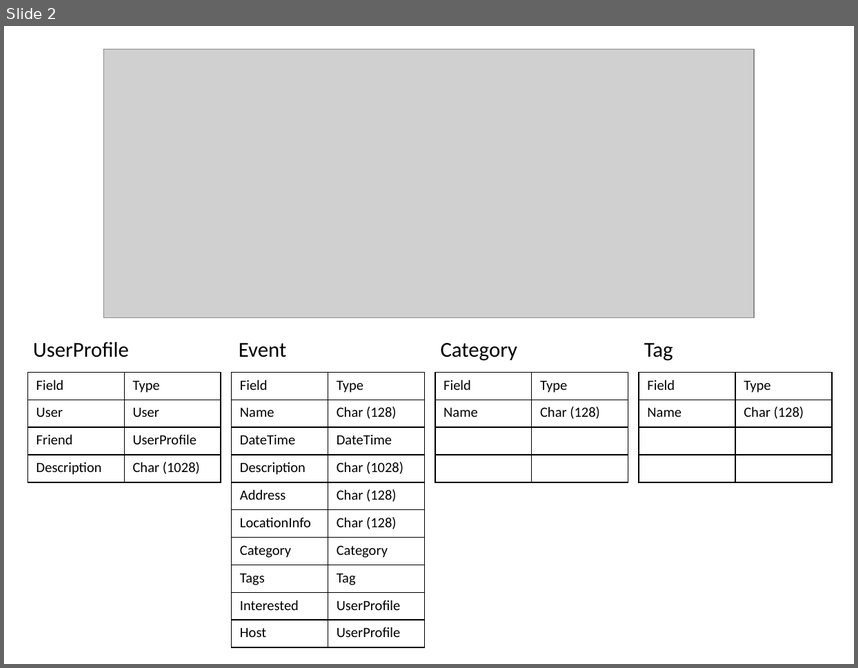
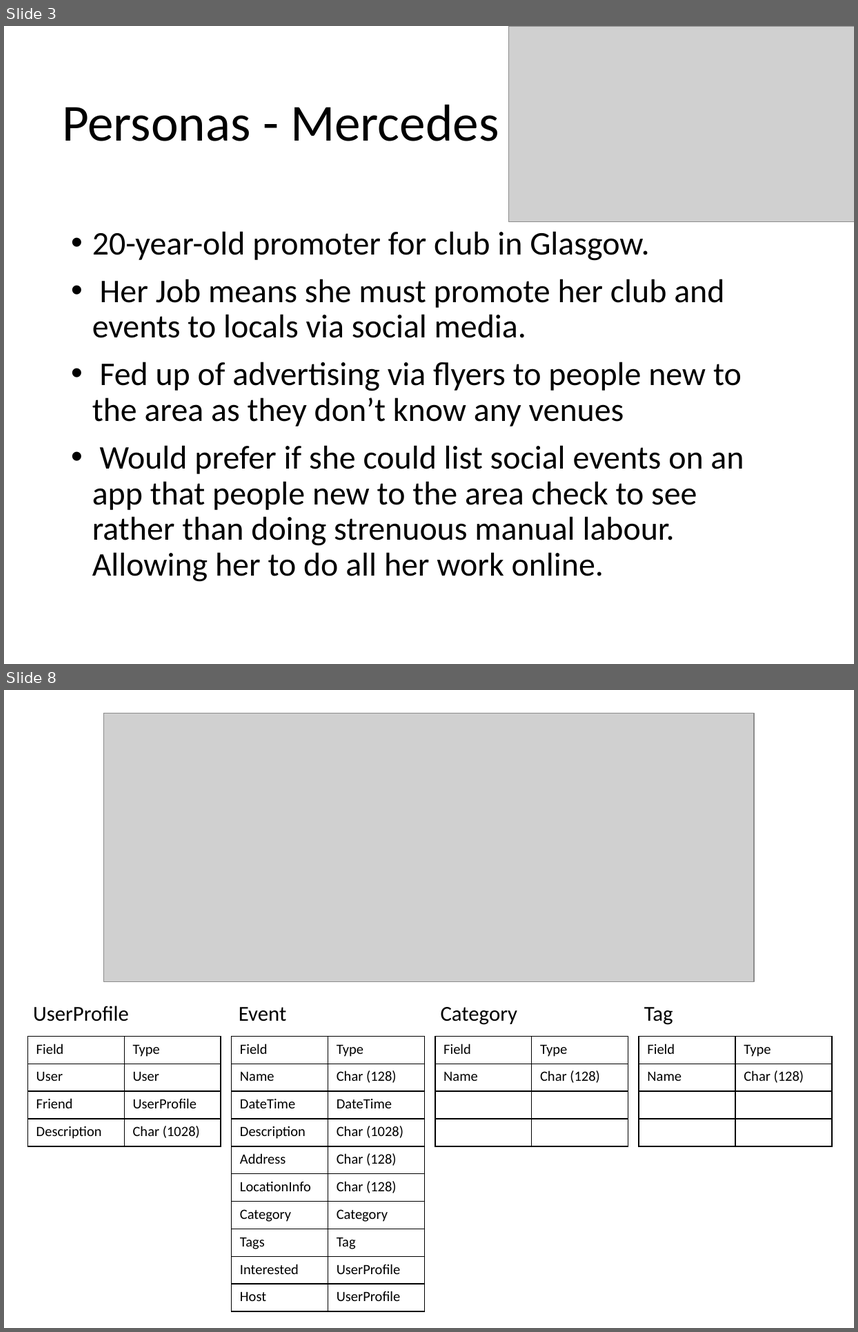
Before and after one commit to Lindronics/wad2_group_project, a slide deck: design_spec/design_specification.pptx. Shown one above the other, each under a label of ours: slide 2 before the commit, slides 3 and 8 after it; the slides between them are not shown. The pictures are 858x668 and 858x1332 pixels, drawn with LibreOffice and Linux fonts; fonts in the diff are those of the drawing; grey boxes stand for pictures. Boxes give left, top, right and bottom in pixels: in the first picture for what was removed or moved away, otherwise in the second. Text is boxed around its words. In the diff, an @@ line names an element or a change of style, - is before the commit and + after.

```diff
--- a/design_spec/design_specification.pptx
+++ b/design_spec/design_specification.pptx
@@ slide 3 added at bbox=[4, 26, 854, 664], background #FFFFFF @@
@@ picture added at bbox=[509, 26, 854, 221] @@
@@ title added at bbox=[62, 104, 499, 141], 44 pt, text #000000 @@
+Personas - Mercedes
@@ text added at bbox=[92, 231, 744, 581], 28 pt, text #000000 @@
+• 20-year-old promoter for club in Glasgow.
+• Her Job means she must promote her club and events to locals via social media.
+• Fed up of advertising via flyers to people new to the area as they don’t know any venues
+• Would prefer if she could list social events on an app that people new to the area check to see rather than doing strenuous manual labour. Allowing her to do all her work online.
@@ what was slide 2 is now slide 8 @@
```
Also in this commit, not shown: 6 other slides added.
